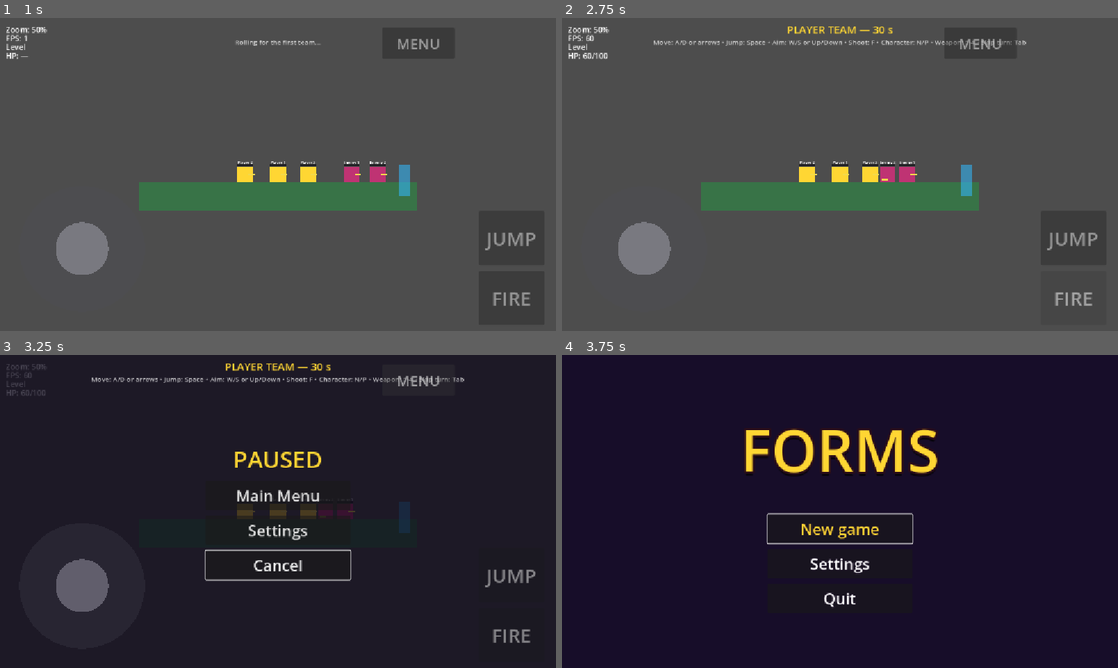
Above: before the commit, frames 1-4 (two rows, left to right).
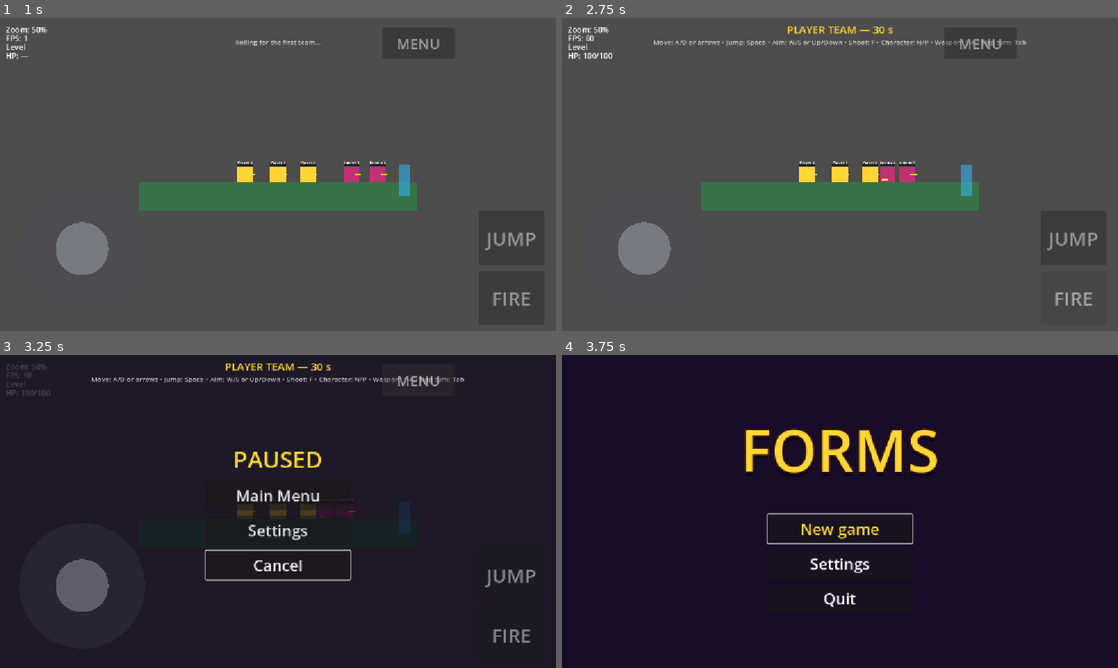
Above: after the commit, the same moments.

Repository: SDVGames-Studio/forms
Game: Godot game, scene res://Level.tscn
The game is run twice, just before and just after one commit, with the same random seed, the same clock (stepped at 60 frames per second) and the same inputs. This scene is started directly instead of the project's main scene.
Inputs (mouse positions are in pixels of both pictures, inside the frame that each line leads up to):
- Up to frame 1 (1 s): tap Enter at 0.5 s; move the mouse to (250, 237) at 0.52 s; hold D (move_right) from 0.53 s (still down); tap F (shoot) at 0.6 s; click (250, 237) at 0.67 s; tap Space (jump) at 0.77 s
- Up to frame 2 (2.75 s): release D (move_right) at 1.25 s; click "JUMP" at 1.25 s; click "FIRE" at 2 s
- Up to frame 3 (3.25 s): click "MENU" at 2.75 s
- Up to frame 4 (3.75 s): click "Main Menu" at 3.5 s

Frame 1 is identical in both runs. In frame 2, less than 0.1% of the frame differs, in the area x 3-10%, y 11-14%; in frame 3, less than 0.1%; in frame 4, nothing differs.

Commit message:
feat(weapons): physics-driven rockets/grenades + charged shots (#114)

Diff:
--- /dev/null
+++ b/ProjectileBody.gd
@@ -0,0 +1,101 @@
+class_name ProjectileBody
+extends RigidBody2D
+## Physics-driven explosive projectile (issue #114).
+##
+## Rockets and grenades are now REAL physical objects — rigid bodies with
+## their own mass, inertia, gravity and (for the grenade) bounciness —
+## instead of kinematically moved areas. The shotgun keeps its old logic
+## (Projectile.gd, issue #49): its rework comes later.
+##  ROCKET  — mass 1.0, no gravity, explodes on any contact
+##  GRENADE — mass 0.6, full gravity, bounces off surfaces, explodes on fuse
+## Visuals are plain rectangles built in code — no assets.
+
+enum Kind { ROCKET, GRENADE }
+
+const GRAVITY_SCALE := {Kind.ROCKET: 0.0, Kind.GRENADE: 1.0}
+const BOUNCE := {Kind.ROCKET: 0.0, Kind.GRENADE: 0.45}
+
+var kind: int = Kind.ROCKET
+## Launch velocity applied once the body enters the tree.
+var launch_velocity := Vector2.ZERO
+var damage := 30
+var blast_radius := 0.0
+var lifetime := 3.0
+## Issue #57: the character that fired us — we pass through it.
+var shooter: Node2D = null
+var _size := Vector2(16, 8)
+var _color := Color.WHITE
+var _mass := 1.0
+var _exploded := false
+
+
+func setup(p_kind: int, p_velocity: Vector2, p_damage: int, p_lifetime: float,
+		p_size: Vector2, p_color: Color, p_blast_radius: float = 0.0,
+		p_mass: float = 1.0) -> void:
+	kind = p_kind
+	launch_velocity = p_velocity
+	damage = p_damage
+	lifetime = p_lifetime
+	_size = p_size
+	_color = p_color
+	blast_radius = p_blast_radius
+	_mass = p_mass
+
+
+func _ready() -> void:
+	# Layer 4 = projectiles; hit the world, both teams, and walls.
+	collision_layer = 4
+	collision_mask = 1 | 2 | 8
+	mass = _mass
+	gravity_scale = GRAVITY_SCALE[kind]
+	var mat := PhysicsMaterial.new()
+	mat.bounce = BOUNCE[kind]
+	physics_material_override = mat
+	linear_velocity = launch_velocity
+	contact_monitor = true
+	max_contacts_reported = 4
+	body_entered.connect(_on_body_entered)
+
+	var shape := CollisionShape2D.new()
+	var rect := RectangleShape2D.new()
+	rect.size = _size
+	shape.shape = rect
+	add_child(shape)
+
+	var visual := ColorRect.new()
+	visual.offset_left = -_size.x / 2.0
+	visual.offset_top = -_size.y / 2.0
+	visual.offset_right = _size.x / 2.0
+	visual.offset_bottom = _size.y / 2.0
+	visual.color = _color
+	add_child(visual)
+
+	get_tree().create_timer(lifetime).timeout.connect(_on_fuse)
+
+
+func _on_body_entered(body: Node2D) -> void:
+	# Issue #57: never interact with the character that fired us.
+	if body == shooter:
+		return
+	if kind == Kind.ROCKET:
+		_explode()
+
+
+func _on_fuse() -> void:
+	_explode()
+
+
+func _explode() -> void:
+	if _exploded:
+		return
+	_exploded = true
+	# Area damage to everything with health inside the blast radius.
+	var targets: Array = []
+	targets.append_array(get_tree().get_nodes_in_group("player_team"))
+	targets.append_array(get_tree().get_nodes_in_group("enemy_team"))
+	for node in targets:
+		var body := node as Node2D
+		if body and body.has_method("take_damage") \
+				and body.global_position.distance_to(global_position) <= blast_radius:
+			body.take_damage(damage)
+	queue_free()
--- a/Weapon.gd
+++ b/Weapon.gd
@@ -11,6 +11,8 @@
 ## Visuals are plain rectangles built in code — no extra assets.
 
 const ProjectileScript := preload("res://Projectile.gd")
+## Issue #114: rockets and grenades spawn as real rigid bodies.
+const ProjectileBodyScript := preload("res://ProjectileBody.gd")
 
 const COOLDOWN := 0.3
 
@@ -33,6 +35,13 @@
 const GRENADE_FUSE := 1.5
 const SPEAR_RANGE := 70.0
 const SPEAR_DAMAGE := 25
+## Issue #114: charged shots. Holding F charges a rocket/grenade launch —
+## the longer the hold, the faster it flies (from MIN_SHOT_POWER up to the
+## full base speed after MAX_CHARGE_TIME seconds).
+const MIN_SHOT_POWER := 0.4
+const MAX_CHARGE_TIME := 1.5
+const ROCKET_MASS := 1.0
+const GRENADE_MASS := 0.6
 
 var _facing := 1.0
 var _gravity_dir := 1.0
@@ -41,6 +50,10 @@
 var _shots_used := 0
 ## Issue #101: seconds left before the character may shoot again.
 var _shot_delay_left := 0.0
+## Issue #114: charge state for the rocket/grenade charged launch.
+var _charging := false
+var _charge_time := 0.0
+var _charge_bar: ColorRect
 
 ## Issue #99: when an NPC fires a grenade, the weapon lobs it ballistically
 ## at this target (cleared after one shot). Player grenades keep the
@@ -74,6 +87,14 @@
 	_held = ColorRect.new()
 	_held.mouse_filter = Control.MOUSE_FILTER_IGNORE
 	add_child(_held)
+	# Issue #114: charge meter shown above the wielder while holding F.
+	_charge_bar = ColorRect.new()
+	_charge_bar.mouse_filter = Control.MOUSE_FILTER_IGNORE
+	_charge_bar.visible = false
+	_charge_bar.color = Color(1.0, 0.6, 0.1, 0.9)
+	_charge_bar.offset_top = -56.0
+	_charge_bar.offset_bottom = -52.0
+	add_child(_charge_bar)
 	_update_held()
 
 
@@ -107,8 +128,29 @@
 	# all characters holding the same weapon fire together.
 	var can_shoot := _shots_used < _shot_limit() \
 			and _shot_delay_left == 0.0 and _cooldown_left == 0.0
-	if controlled and Input.is_action_just_pressed("shoot") and can_shoot:
-		_fire()
+	# Issue #114: rocket (1) and grenade (2) are CHARGED — pressing F starts
+	# the charge, releasing F fires with power scaled by the hold time.
+	# Shotgun and spear keep their instant press-fire behavior.
+	var charged := selected_weapon == 1 or selected_weapon == 2
+	if controlled and can_shoot and not _charging \
+			and Input.is_action_just_pressed("shoot"):
+		if charged:
+			_charging = true
+			_charge_time = 0.0
+		else:
+			_fire()
+	if controlled and _charging:
+		if Input.is_action_just_released("shoot") or not can_shoot:
+			_charging = false
+			_fire(clampf(_charge_time / MAX_CHARGE_TIME, 0.0, 1.0))
+		else:
+			_charge_time = minf(_charge_time + delta, MAX_CHARGE_TIME)
+			_charge_bar.visible = true
+			var charge_width := 40.0 + 30.0 * (_charge_time / MAX_CHARGE_TIME)
+			_charge_bar.offset_left = -charge_width / 2.0
+			_charge_bar.offset_right = charge_width / 2.0
+	if not _charging and _charge_bar.visible:
+		_charge_bar.visible = false
 
 	# Issue #68: keep the held weapon in sync with selection and facing.
 	if selected_weapon != _held_style:
@@ -143,15 +185,15 @@
 	_shot_delay_left = 0.0
 
 
-func _fire() -> void:
+func _fire(power := 1.0) -> void:
 	_cooldown_left = COOLDOWN
 	_shots_used += 1
 	# Issue #101: 3-second pause before the next shot of the same turn.
 	_shot_delay_left = SHOT_DELAY
 	match selected_weapon:
 		0: _fire_shotgun()
-		1: _fire_rocket()
-		2: _fire_grenade()
+		1: _fire_rocket(power)
+		2: _fire_grenade(power)
 		3: _thrust_spear()
 	# Issue #101+#65: only the LAST shot of the turn hands the turn over;
 	# with quota remaining the character keeps acting after the pause.
@@ -189,13 +231,16 @@
 			PELLET_LIFETIME, Vector2(10, 4), Color(0.95, 0.85, 0.3, 1))
 
 
-func _fire_rocket() -> void:
-	_spawn_projectile(Projectile.Type.ROCKET,
-		_aim() * ROCKET_SPEED, ROCKET_DAMAGE, ROCKET_LIFETIME,
-		Vector2(22, 8), Color(0.9, 0.35, 0.15, 1), ROCKET_BLAST)
-
-
-func _fire_grenade() -> void:
+func _fire_rocket(power := 1.0) -> void:
+	# Issue #114: the rocket is a rigid body — its speed scales with the
+	# shot power (how long F was held).
+	var speed := ROCKET_SPEED * lerpf(MIN_SHOT_POWER, 1.0, power)
+	_spawn_body(ProjectileBody.Kind.ROCKET,
+		_aim() * speed, ROCKET_DAMAGE, ROCKET_LIFETIME,
+		Vector2(22, 8), Color(0.9, 0.35, 0.15, 1), ROCKET_BLAST, ROCKET_MASS)
+
+
+func _fire_grenade(power := 1.0) -> void:
 	# Issue #99: NPC grenades are aimed ballistically at the target so the
 	# arc lands ON the target instead of falling back onto the shooter's
 	# own team (blast damage is friendly fire since issue #57).
@@ -204,14 +249,33 @@
 		var t := clampf(to.length() / GRENADE_SPEED, 0.5, 1.5)
 		var velocity := to / t
 		velocity.y -= 0.5 * 1200.0 * t
-		_spawn_projectile(Projectile.Type.GRENADE, velocity, GRENADE_DAMAGE,
-			GRENADE_FUSE, Vector2(14, 14), Color(0.3, 0.7, 0.3, 1), GRENADE_BLAST)
+		_spawn_body(ProjectileBody.Kind.GRENADE, velocity, GRENADE_DAMAGE,
+			GRENADE_FUSE, Vector2(14, 14), Color(0.3, 0.7, 0.3, 1),
+			GRENADE_BLAST, GRENADE_MASS)
 		npc_target = null
 		return
+	# Issue #114: player grenades are charged too — power scales the launch
+	# speed, the grenade itself is a bouncing rigid body under gravity.
+	var speed := GRENADE_SPEED * lerpf(MIN_SHOT_POWER, 1.0, power)
 	var aim := _aim()
-	var velocity := (Vector2(GRENADE_SPEED, -320.0) * Vector2(_facing, 1.0)).rotated(aim.angle())
-	_spawn_projectile(Projectile.Type.GRENADE, velocity, GRENADE_DAMAGE,
-		GRENADE_FUSE, Vector2(14, 14), Color(0.3, 0.7, 0.3, 1), GRENADE_BLAST)
+	var velocity := (Vector2(speed, -320.0 * lerpf(MIN_SHOT_POWER, 1.0, power)) \
+			* Vector2(_facing, 1.0)).rotated(aim.angle())
+	_spawn_body(ProjectileBody.Kind.GRENADE, velocity, GRENADE_DAMAGE,
+		GRENADE_FUSE, Vector2(14, 14), Color(0.3, 0.7, 0.3, 1),
+		GRENADE_BLAST, GRENADE_MASS)
+
+
+## Issue #114: spawn a physics-driven explosive projectile (rigid body).
+func _spawn_body(kind: int, velocity: Vector2, damage: int, lifetime: float,
+		size: Vector2, color: Color, blast_radius: float, mass: float) -> RigidBody2D:
+	var body := RigidBody2D.new()
+	body.set_script(ProjectileBodyScript)
+	body.setup(kind, velocity, damage, lifetime, size, color, blast_radius, mass)
+	# Issue #57: remember the wielder so shots pass through them.
+	body.shooter = get_parent()
+	body.global_position = global_position + _aim() * 36.0
+	get_parent().get_parent().add_child(body)
+	return body
 
 
 func _thrust_spear() -> void:
